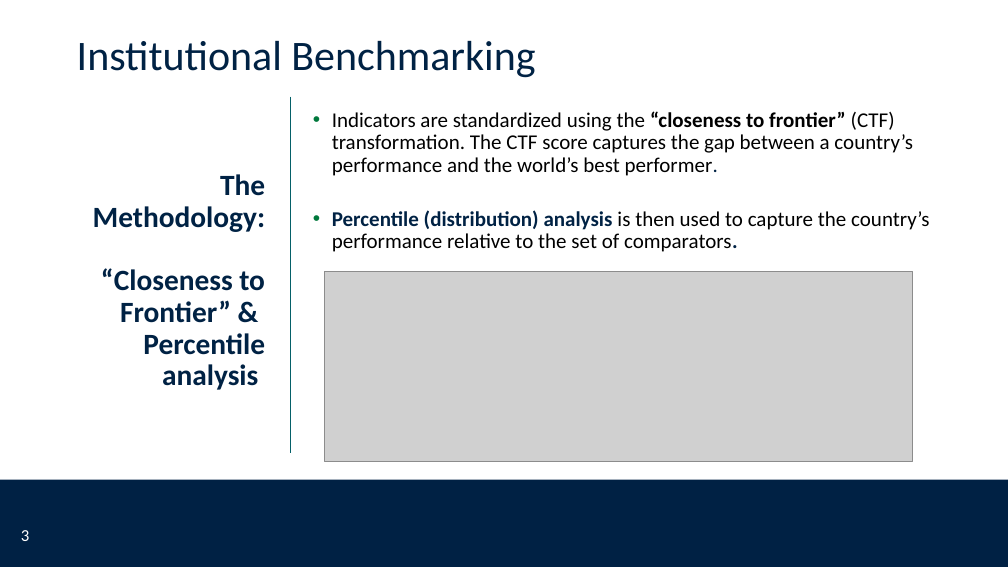
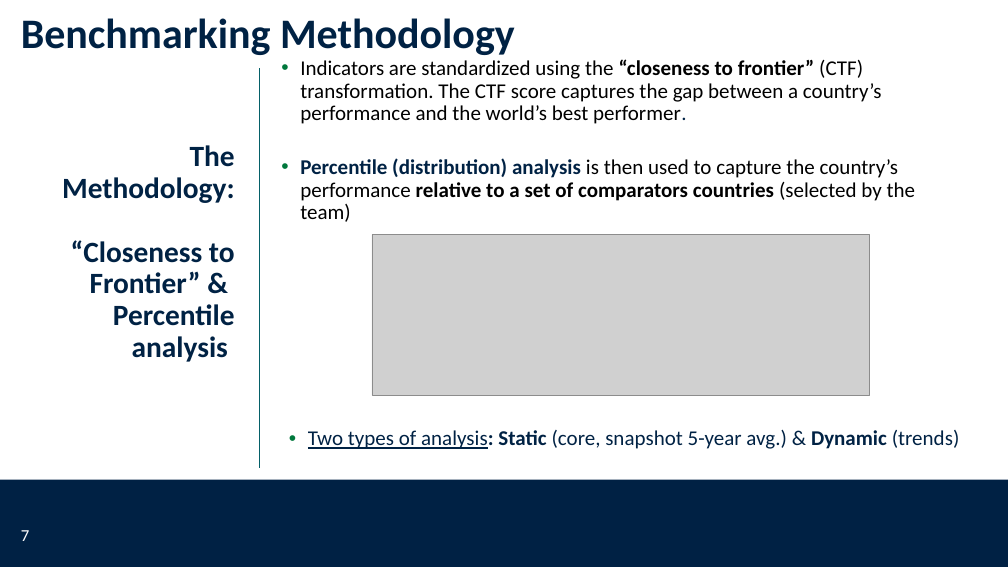
Before and after one commit to worldbank/institutional-assessment-dashboard, a slide deck: slide 7 of app/www/CLIAR_template.pptx (slide 3 before the commit). Drawn at 1008x567 pixels with LibreOffice and Linux fonts; fonts in the diff are those of the drawing; grey boxes stand for pictures; background and template pictures are left out. Boxes give left, top, right and bottom in pixels: in the first picture for what was removed or moved away, otherwise in the second. Text is boxed around its words. In the diff, an @@ line names an element or a change of style, - is before the commit and + after.

Commit message:
Updated PPT

```diff
--- a/app/www/CLIAR_template.pptx
+++ b/app/www/CLIAR_template.pptx
@@ title at box(21, 18, 515, 55): text changed; bold on @@
-Institutional Benchmarking
+Benchmarking Methodology
@@ text "Indicators are standardized using the ...": place and size @@
-text "Indicators are standardized using the ..." at box(332, 111, 929, 252)
+text "Indicators are standardized using the ..." at box(300, 59, 916, 222)
@@ line moved from (290, 97) - (290, 453) to (259, 68) - (259, 468) @@
@@ text "The Methodology:": place and size @@
-text "The Methodology:" at box(93, 174, 265, 390)
+text "The Methodology:" at box(62, 145, 235, 362)
@@ text at box(300, 158, 916, 222): text changed; bold on @@
-• Percentile (distribution) analysis is then used to capture the country’s performance relative to the set of comparators.
+• Percentile (distribution) analysis is then used to capture the country’s performance relative to a set of comparators countries (selected by the team)
@@ picture: place and size @@
-picture at box(324, 271, 913, 462)
+picture at box(372, 234, 869, 395)
@@ text added at box(308, 430, 960, 449), 20 pt, text #002244 @@
+• Two types of analysis: Static (core, snapshot 5-year avg.) & Dynamic (trends)
@@ page number at box(21, 530, 29, 541): text changed @@
-3
+7
```
Also in this commit, not shown: 1 other slide changed, 6 slides added, 1 slide removed.
